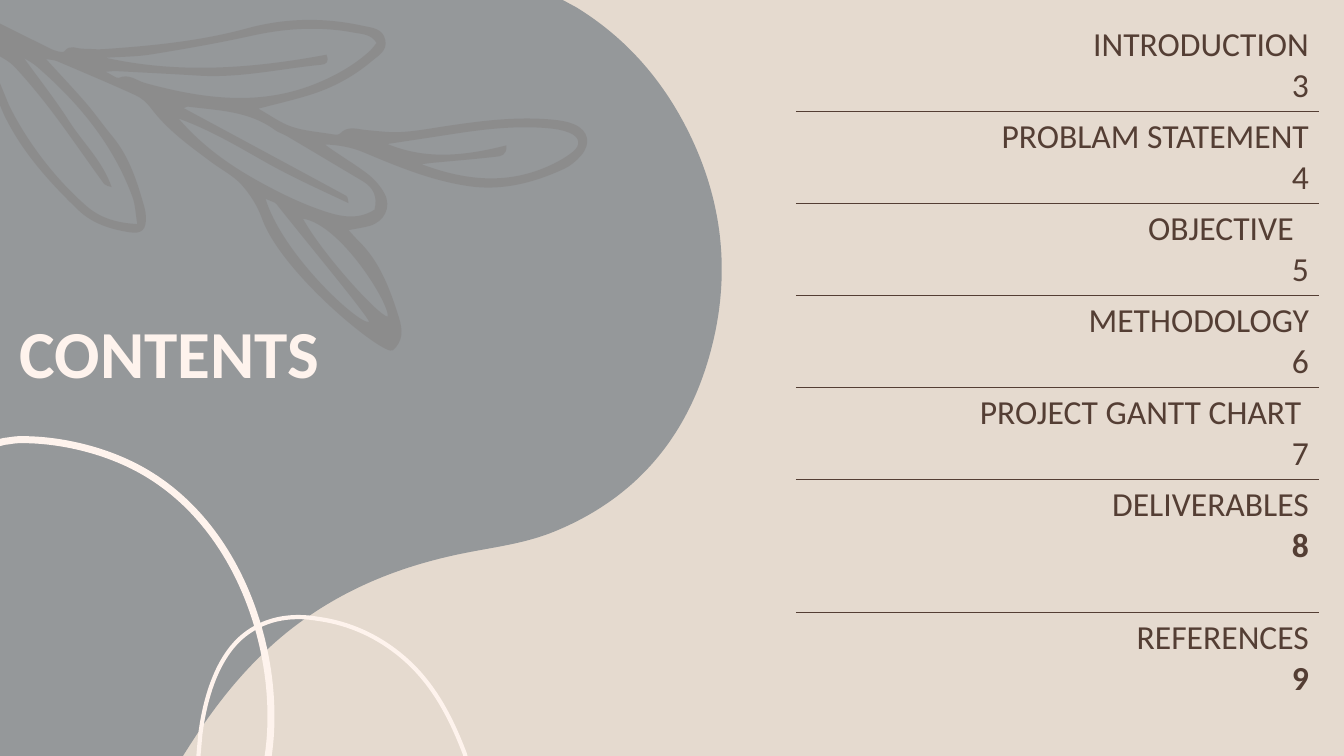
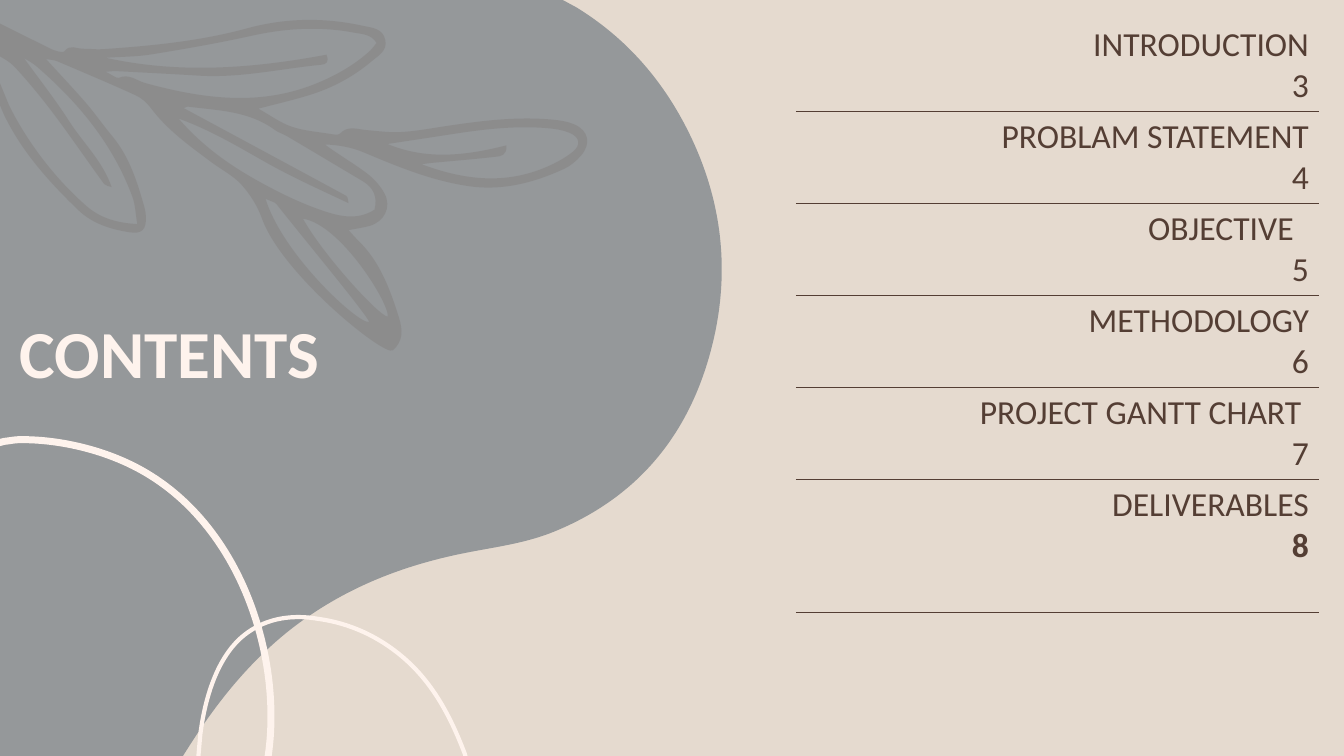
Before and after one commit to rebecca329/Bakewise, a slide deck: slide 2 of BAKERY.pptx. Drawn at 1344x756 pixels with LibreOffice and Linux fonts; fonts in the diff are those of the drawing. Boxes give left, top, right and bottom in pixels: in the first picture for what was removed or moved away, otherwise in the second. Text is boxed around its words. In the diff, an @@ line names an element or a change of style, - is before the commit and + after.

```diff
--- a/BAKERY.pptx
+++ b/BAKERY.pptx
@@ table at (x1=797, y1=19, x2=1320, y2=694) @@
-row 7, column 1: REFERENCES / 9
+row 7, column 1: 
```
Also in this commit, not shown: 3 other slides changed, 2 slides added, 2 slides removed.
